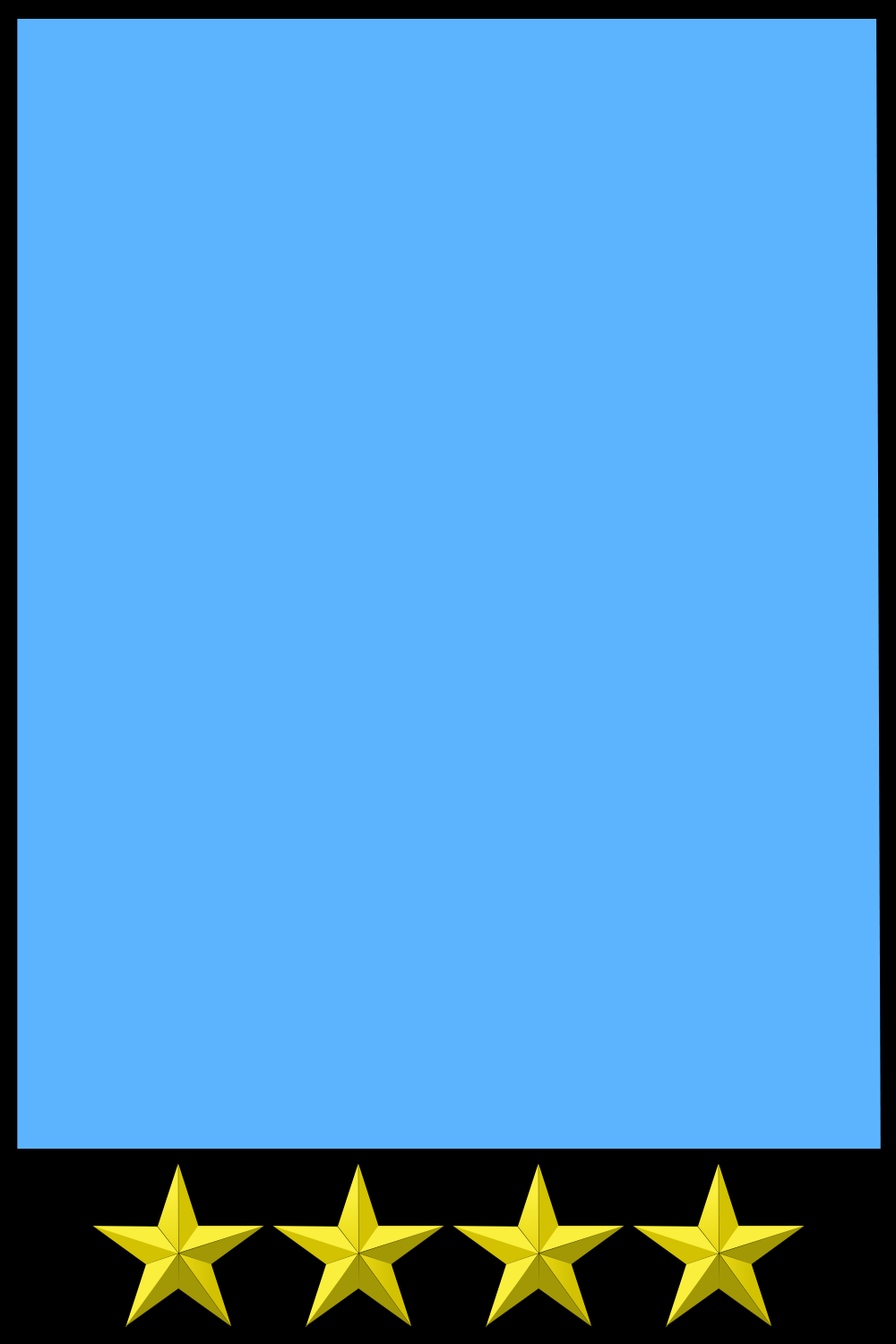
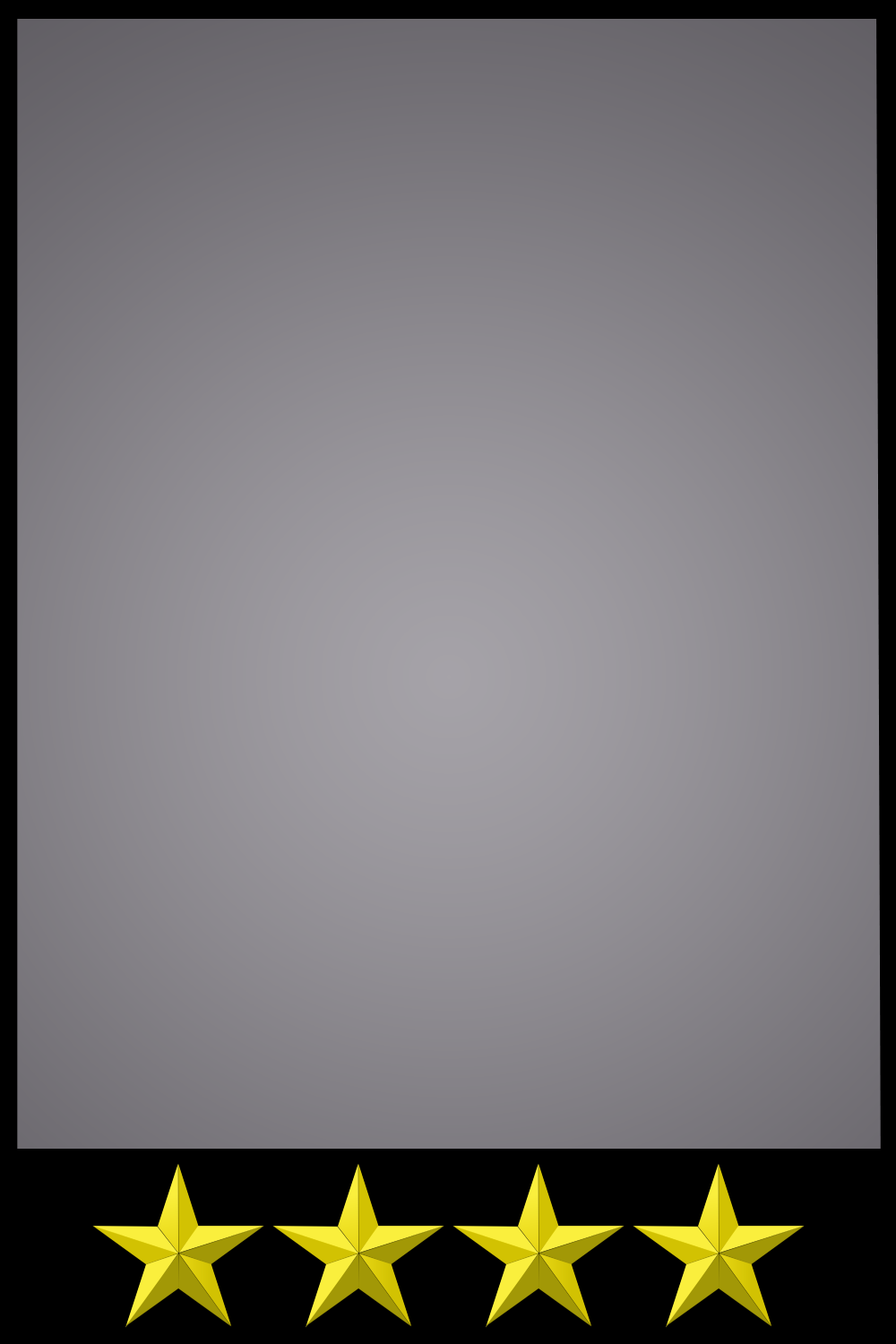
The second 896×1344 image is a revision of the first. Changes to its layers:
pixels changed over [17, 18, 881, 1149] (layer not identified)
